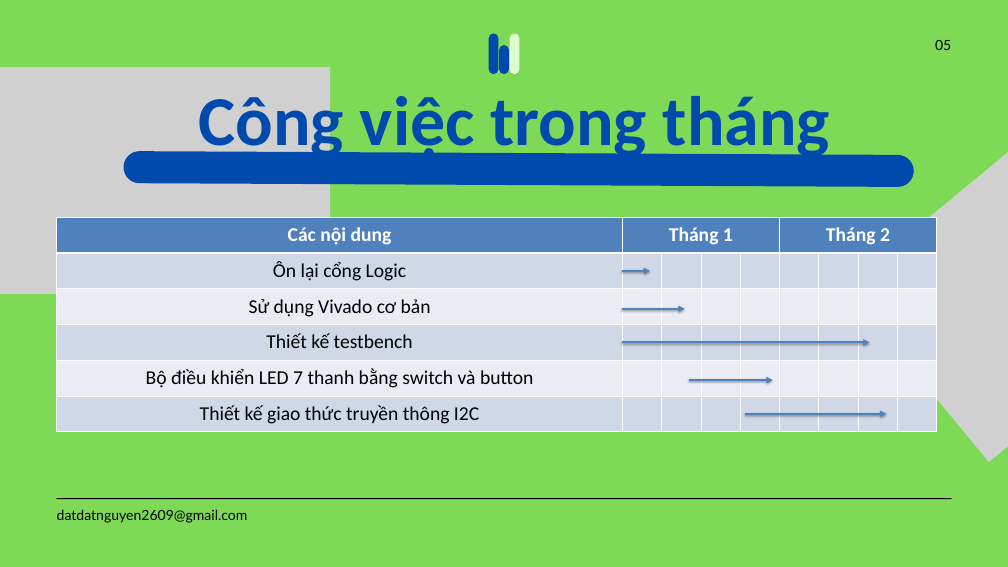
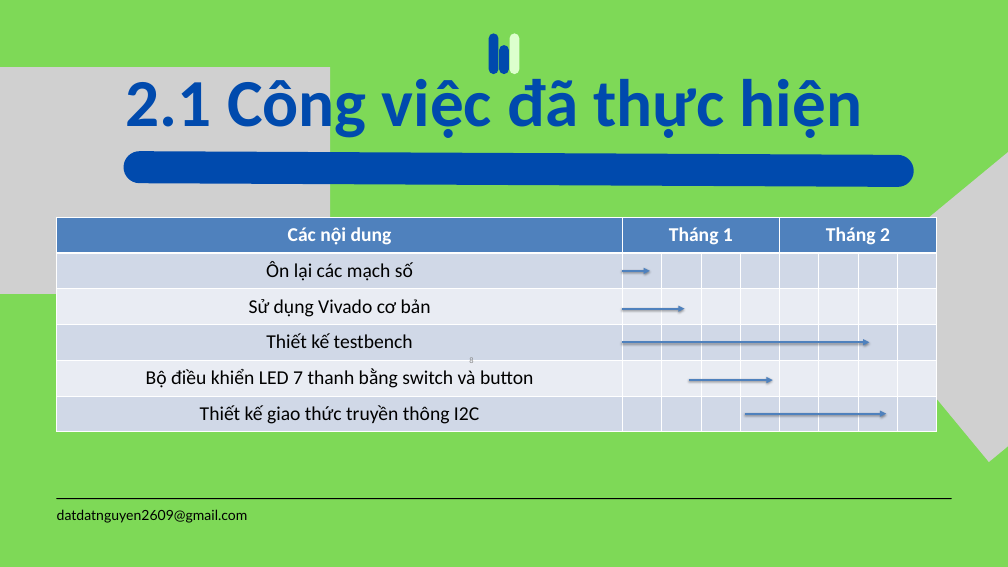
Before and after one commit to datdatnguyen2609/jit_intern, a slide deck: slide 8 of report/monthly_report/first_month_intern_report_nguyenthanhdat.pptx (slide 5 before the commit). Drawn at 1008x567 pixels with LibreOffice and Linux fonts; fonts in the diff are those of the drawing; grey boxes stand for pictures. Boxes give left, top, right and bottom in pixels: in the first picture for what was removed or moved away, otherwise in the second. Text is boxed around its words. In the diff, an @@ line names an element or a change of style, - is before the commit and + after.

```diff
--- a/report/monthly_report/first_month_intern_report_nguyenthanhdat.pptx
+++ b/report/monthly_report/first_month_intern_report_nguyenthanhdat.pptx
@@ text removed at (935,40,951,50) @@
-05
@@ text at (126,71,862,143): text changed; size 100 to 96 pt @@
-Công việc trong tháng
+2.1 Công việc đã thực hiện
@@ table at (56,217,936,431) @@
-row 2, column 1: Ôn lại cổng Logic
+row 2, column 1: Ôn lại các mạch số
@@ page number added at (469,357,473,363), 12 pt, text #8C8C8C @@
+8
```
Also in this commit, not shown: 9 other slides changed, 11 slides added, 4 slides removed, 4 other files.
